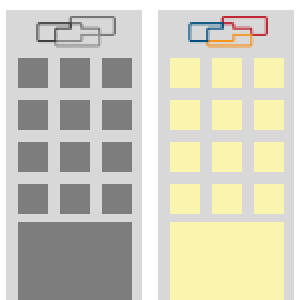
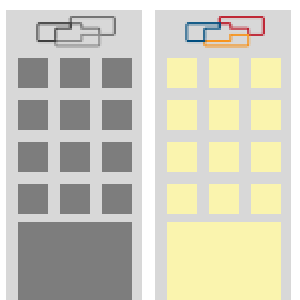
Comparing the layer stacks of the two w=300, h=300 images. Changes:
added layer "Capa pegada" above "Fondo" over [155, 10, 284, 300]
painted on "Fondo" over [167, 10, 294, 300]
